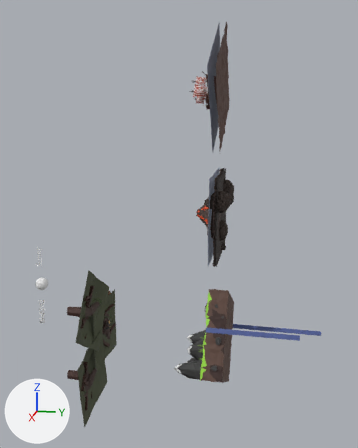
What one commit did to the OBJ model assets/matnew.obj.
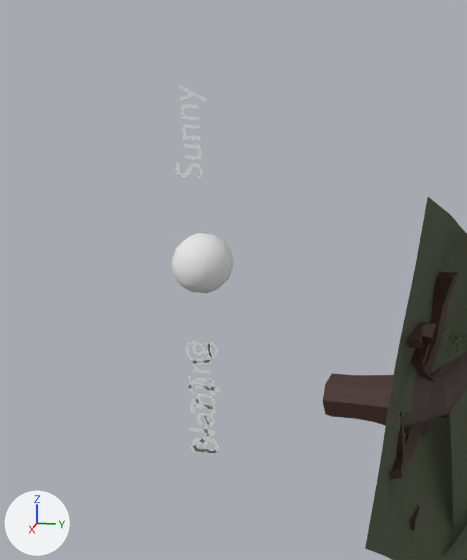
Each version appears first whole from a 50 mm camera at (51.3, 15.3, 20.9) aimed at (-16.0, 1.9, 4.1), and next in a close-up on the part from 0% to 27% of the width and 51% to 77% of the height. The lights are fixed; the arrows at lower left show +X, +Y and +Z. Where no turn or scale is listed for an object, it has been applied to the vertices. Vertices at the same position are counted once.

Objects in the first close-up: 'i_treasure_Plane', 'w_forecast_Text', 'w_location_Text.001', 'w_sun_Meta.002', 'w_temp_Text.004'.
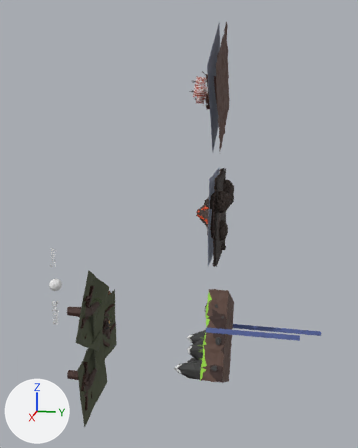
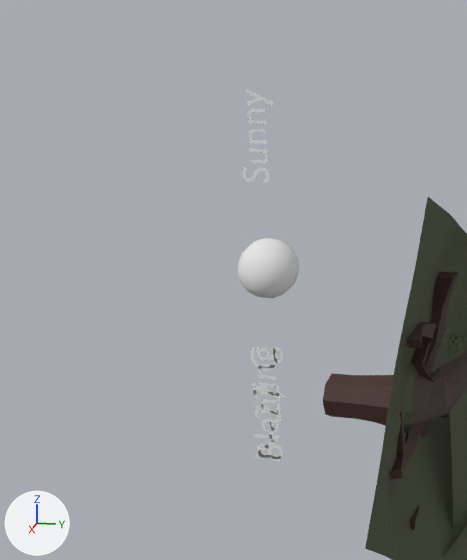
Changed parts and their boxes [x1, y1, x2, y2] in the close-ups (467 x 560 px):
'w_sun_Meta.002', mesh moved
    before: [172, 233, 233, 293]
    after: [238, 238, 299, 298]
'w_location_Text.001', mesh moved
    before: [187, 340, 220, 453]
    after: [252, 345, 286, 458]
'w_temp_Text.004', mesh moved
    before: [186, 342, 219, 455]
    after: [251, 347, 283, 460]

The change in detail:
me_w_location_text_001 has 682 vertices, 670 faces and spans x 0.04, y -12.14..-11.23, z -5.01..-2.01.
me_w_location_text_001 is used by ob_w_location_text_001; location (0.0, 0.0, 0.0).
me_w_location_text_001 part 1: the whole mesh is moved by (0.0, 1.73, 0.0).
me_w_sun_meta_002 has 144 vertices, 170 faces and spans x -0.712..0.742, y -12.207..-10.754, z -0.7..0.749.
me_w_sun_meta_002 is used by ob_w_sun_meta_002; location (0.0, 0.0, 0.0).
me_w_sun_meta_002 part 2: the whole mesh is moved by (0.0, 1.727, 0.0).
me_w_temp_text_004 has 566 vertices, 560 faces and spans x 0.04, y -12.08..-11.38, z -5.05..-2.06.
me_w_temp_text_004 is used by ob_w_temp_text_004; location (0.0, 0.0, 0.0).
me_w_temp_text_004 part 3: the whole mesh is moved by (0.0, 1.73, 0.0).
